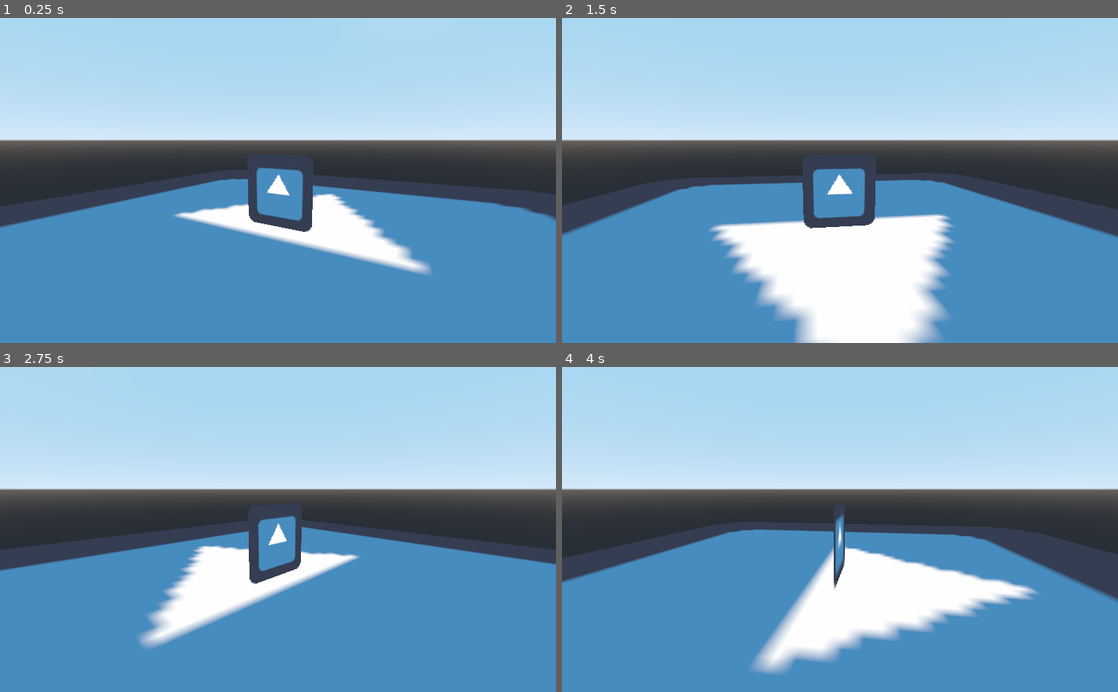
Above: before the commit, frames 1-4 (two rows, left to right).
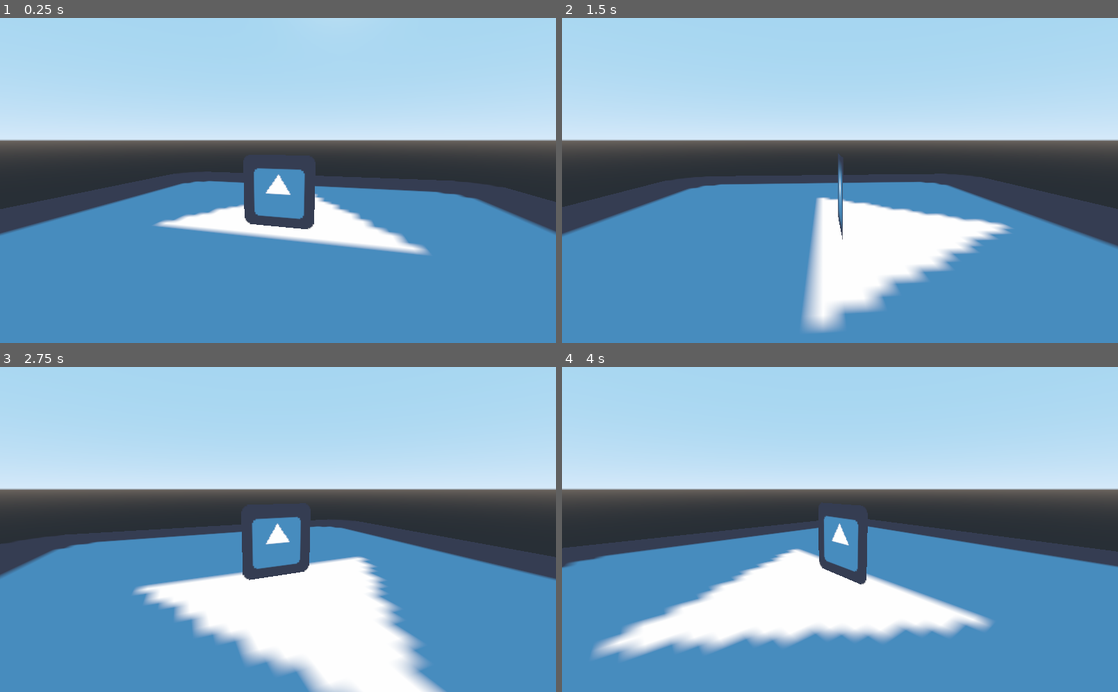
Above: after the commit, the same moments.

Repository: Tuocs/test
Game: Godot game, scene res://new scene.tscn
Two runs of this game, one before a commit and one after it. Both use one fixed random seed, a clock stepped at 60 frames per second and the inputs below. This scene is started directly instead of the project's main scene. The engine's default icon, where the game draws it, is replaced by a stand-in: a white triangle on a blue panel in a dark square.
Inputs:
- Up to frame 1 (0.25 s): no input
- Up to frame 2 (1.5 s): hold Right (ui_right) from 0.53 s (still down); tap Up (ui_up) at 0.77 s
- Up to frame 3 (2.75 s): tap Up (ui_up) at 1.52 s; release Right (ui_right) at 2.03 s; hold Left (ui_left) from 2.03 s (still down)
- Up to frame 4 (4 s): release Left (ui_left) at 2.78 s; hold Right (ui_right) from 2.78 s (still down); tap Up (ui_up) at 3.02, 3.77 s

The runs differ from the first frame. In frame 1, 4.8% of the frame differs, in the area x 0-100%, y 43-80%; in frame 2, 13%; in frame 3, 17%, in the area x 0-100%, y 43-100%; in frame 4, 17%.

Commit message:
sound progress

Diff:
--- /dev/null
+++ b/AudioCue.gd
@@ -0,0 +1,16 @@
+extends Timer
+
+
+# Declare member variables here. Examples:
+# var a = 2
+# var b = "text"
+
+
+# Called when the node enters the scene tree for the first time.
+func _ready():
+	pass # Replace with function body.
+
+
+# Called every frame. 'delta' is the elapsed time since the previous frame.
+#func _process(delta):
+#	pass
--- a/new scene.tscn
+++ b/new scene.tscn
@@ -1,13 +1,17 @@
-[gd_scene load_steps=5 format=2]
+[gd_scene load_steps=6 format=2]
 
 [ext_resource path="res://icon.png" type="Texture" id=1]
 [ext_resource path="res://rotate.gd" type="Script" id=2]
 [ext_resource path="res://SceneSwitch.gd" type="Script" id=3]
-[ext_resource path="res://sound.mp3" type="AudioStream" id=4]
+[ext_resource path="res://trim.mp3" type="AudioStream" id=4]
+[ext_resource path="res://AudioCue.gd" type="Script" id=5]
 
 [node name="Spatial" type="Spatial"]
 script = ExtResource( 3 )
 path = "res://Node2D.tscn"
+
+[node name="Timer" type="Timer" parent="."]
+script = ExtResource( 5 )
 
 [node name="AudioStreamPlayer" type="AudioStreamPlayer" parent="."]
 stream = ExtResource( 4 )
@@ -22,7 +26,7 @@
 
 [node name="Spatial" type="Spatial" parent="."]
 script = ExtResource( 2 )
-rotSpeed = 2
+rotSpeed = 1
 
 [node name="Camera" type="Camera" parent="Spatial"]
 transform = Transform( 1, 0, 0, 0, 0.985163, 0.17162, 0, -0.17162, 0.985163, 0, 0.445292, 1.9808 )
Not shown, removed: sound.mp3.import
Not shown, added: trim.mp3.import
Not shown, removed: sound.mp3
Not shown, added: trim.mp3
